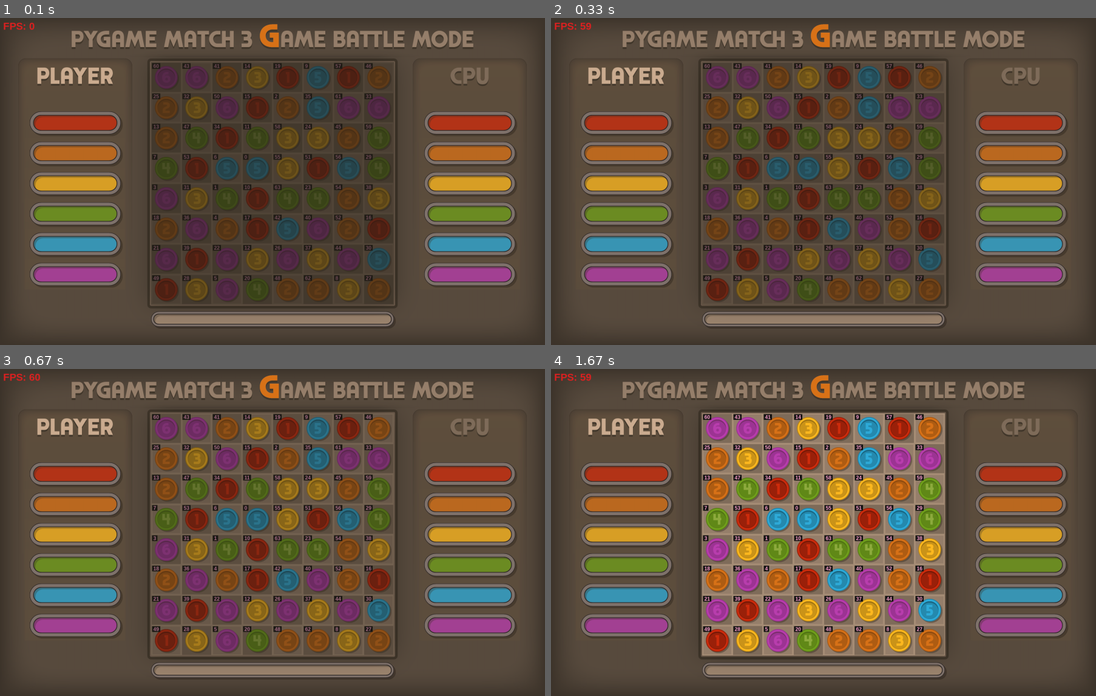
Above: before the commit, frames 1-4 (two rows, left to right).
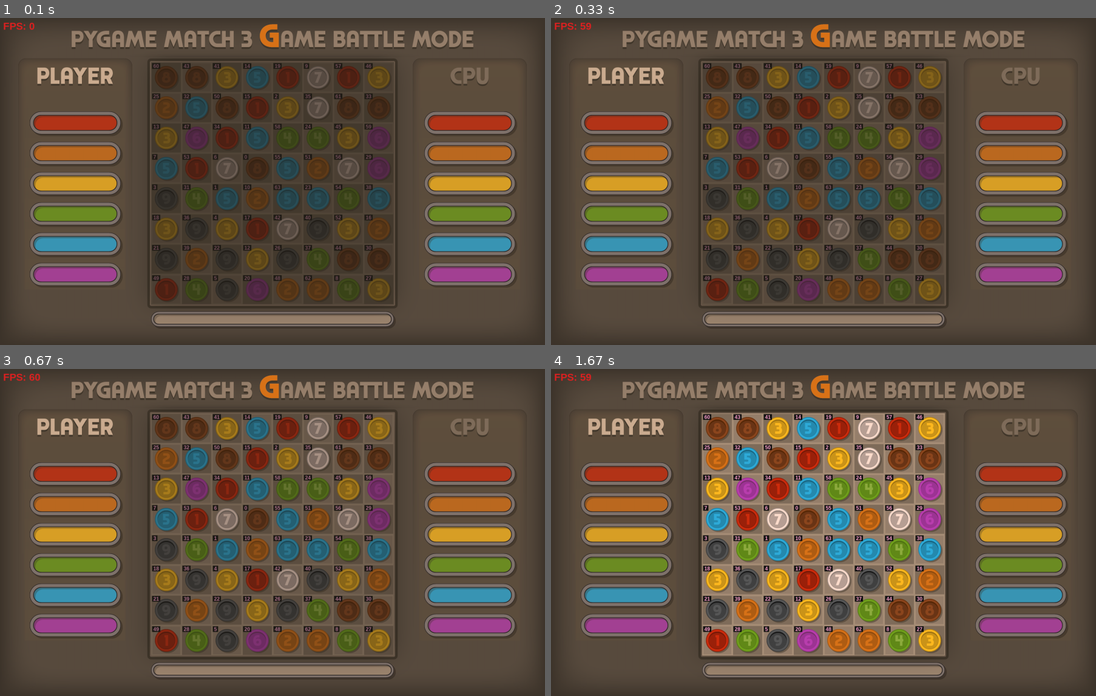
Above: after the commit, the same moments.

Repository: petrnita/Match3-Pygame-W.I.P.
Game: pygame game, started from main.py
Two runs of this game, one before a commit and one after it. Both use one fixed random seed, a clock stepped at 60 frames per second and the inputs below.
Inputs:
- Up to frame 1 (0.1 s): no input
- Up to frame 2 (0.33 s): no input
- Up to frame 3 (0.67 s): no input
- Up to frame 4 (1.67 s): no input

The runs differ from the first frame. In frame 1, 9.1% of the frame differs, in the area x 28-72%, y 14-87%; in frame 2, 11%; in frame 3, 12%; in frame 4, 12%.

Commit message:
modified:   consts.py 	modified:   game_assets.py 	deleted:    graphic.py 	modified:   main.py 	modified:   sprites.py

Diff:
--- a/consts.py
+++ b/consts.py
@@ -2,7 +2,7 @@
 from pygame import Surface, Rect
 from pygame.math import Vector2 as vec
 from pygame.mixer import Sound
-from graphic import ImageSheet
+from sprites import ImageSheet
 
 pygame.init()
 pygame.mixer.init()
@@ -91,6 +91,7 @@
 
 class Elements():
     def __init__(self):
+        from sprites import ImageSheet
         self.IMAGE: Surface = None
         self.SIZE: vec = None
         self.ANIM: ImageSheet = None
@@ -129,7 +130,7 @@
 
 GAME = Game_Props()
 GAME.BOARD_SIZE = vec(8, 8)
-GAME.NUMBER_OF_GEMS = 6
+GAME.NUMBER_OF_GEMS = 9
 
 GEMS = Elements()
 GEMS.SIZE = SCREEN.TILE_SIZE
--- a/game_assets.py
+++ b/game_assets.py
@@ -1,19 +1,12 @@
-from consts import GEMS_KILLED_EVENT, \
-                    KILL_GEM, \
-                    BOARD_IS_IDLE_EVENT, \
-                    IDS, \
-                    MOUSE_OFFSET, \
-                    SCREEN, \
-                    SND_SWAP_BACK, \
-                    GAME, \
-                    SWAP_DIRS
 import pygame
 from pygame.sprite import Group, GroupSingle
 from pygame.math import Vector2 as vec
 from random import choice
 from gem_select import Select_Gem
-from sprites import Gem, Animation, Swap_Dirs
-from graphic import ImageSheet
+from sprites import ImageSheet, \
+                    Gem, \
+                    Animation, \
+                    Swap_Dirs
 import numpy as np
 
 
@@ -56,7 +49,7 @@
                     gems_sheet: ImageSheet,
                     pos: vec,
                     number: int = None):
-
+        from consts import GAME
         candidates = number if number else choice([nr+1 for nr in range(GAME.NUMBER_OF_GEMS)])
         return Gem(gems_group, gems_sheet, pos, candidates)
 
@@ -106,6 +99,7 @@
 
 class Board_Manager():
     def __init__(self):
+        from consts import GAME, SCREEN
         self._gems_group: Group[Gem] = Group()
         self._select_group: GroupSingle = GroupSingle()
         self._swapdir_group: GroupSingle = GroupSingle()
@@ -179,6 +173,7 @@
         self.rearange_board(self._board)
 
     def rearange_board(self, new_board: list[Gem]):
+        from consts import GAME
         for x in range(int(GAME.BOARD_SIZE.x)):
             for y in range(int(GAME.BOARD_SIZE.y)):
                 self._board[x][y] = new_board[x][y]
@@ -189,7 +184,7 @@
         return self._swaping
 
     def _detect_pointer_with_gem_collision(self, events, game):
-
+        from consts import SCREEN, MOUSE_OFFSET, SWAP_DIRS
         if not self.gems_end_moving(self._board): return
 
         gem: Gem = None
@@ -235,6 +230,7 @@
         return True
 
     def update(self, events, dt, game):
+        from consts import BOARD_IS_IDLE_EVENT, SND_SWAP_BACK
         self._detect_pointer_with_gem_collision(events, game)
 
         if self._select_gem.ready_to_swap:
@@ -275,6 +271,7 @@
         self._swaping_gem2 = gem2
 
     def swap(self, sound: str=None):
+        from consts import SND_SWAP_BACK
         self._swaping = not self._swaping
         if sound != None:
             SND_SWAP_BACK.play()
@@ -303,6 +300,7 @@
         return self._matching_queue
 
     def _get_neighbor(self, gem, offset: vec):
+        from consts import GAME
         from game_assets import Gem
         _gem: Gem = gem
         bound = GAME.BOARD_SIZE
@@ -324,6 +322,7 @@
         return kinds
 
     def check_match(self) -> list[bool, set]:
+        from consts import IDS, GEMS_KILLED_EVENT, SCREEN, KILL_GEM
         from game_assets import Gem, Board_Creator
         self._match = False
         self._gems_killed = set()
--- a/graphic.py
+++ /dev/null
@@ -1,19 +0,0 @@
-from pygame import Surface
-
-
-class ImageSheet():
-    def __init__(self, name: str, images: dict[Surface]):
-        self._images: dict[Surface] = images
-        self._sheet = []
-        for key, image in self._images.items():
-            if name in key:
-                self.sheet.append(image)
-        self._frames: int = len(self._sheet)
-
-    @property
-    def frames(self) -> int:
-        return self._frames
-
-    @property
-    def sheet(self) -> list[Surface]:
-        return self._sheet
--- a/main.py
+++ b/main.py
@@ -1,10 +1,3 @@
-from consts import GEMS_KILLED_EVENT, \
-                    BOARD_IS_IDLE_EVENT, \
-                    COLORS, \
-                    SCREEN, \
-                    SWAP_DIRS, \
-                    TXT_NO_MOVE, \
-                    SELECT
 import pygame, sys
 from pygame import Surface
 from pygame.sprite import Group, GroupSingle
@@ -19,6 +12,7 @@
 
 class Screen_Manager():
     def __init__(self):
+        from consts import SCREEN
         self.Main = pygame.display.set_mode(SCREEN.SIZE)
         pygame.display.set_caption('Match-3 game tutorial 2026 > Petr Nita <')
         self.Board = Surface((SCREEN.ELEMENTS_RECTS['board'].w, SCREEN.ELEMENTS_RECTS['board'].h)).convert_alpha()
@@ -27,12 +21,14 @@
         self.debug_shuffle = False
 
     def paint_screen(self):
+        from consts import SCREEN, COLORS
         self.Main.blit(SCREEN.IMAGE, (0, 0))
         self.Board.fill(COLORS.TRANSPARENT)
         self.Anim.fill(COLORS.TRANSPARENT)
         self.Top.fill(COLORS.TRANSPARENT)
 
     def draw(self):
+        from consts import SCREEN
         self.Main.blit(self.Board, SCREEN.POSITIONS['board'])
         self.Main.blit(self.Anim, SCREEN.POSITIONS['board'])
         self.Main.blit(SCREEN.ELEMENTS['title'], SCREEN.POSITIONS['title'])
@@ -45,6 +41,7 @@
             self.print_screen()
 
     def print_screen(self):
+        from consts import SCREEN
         image = self.Main.subsurface(SCREEN.POSITIONS_RECTS['board'])
         pygame.image.save(image, 'gfx/screenshot.png')
 
@@ -139,8 +136,8 @@
 
 
 class GameManager():
-    from game_assets import Board_Manager
     def __init__(self):
+        from consts import SCREEN
         self.clock = pygame.time.Clock()
         self.make_groups()
         self.screen_manager: Screen_Manager = Screen_Manager()
@@ -173,6 +170,7 @@
         self.bars_group: Group = Group()
 
     def make_bars(self):
+        from consts import SCREEN
         for bar in range(6):
             self.player.bars.append(Bar(self.bars_group, SCREEN.ELEMENTS, 'battle', 'player', f'{bar+1}'))
             self.cpu.bars.append(Bar(self.bars_group, SCREEN.ELEMENTS, 'battle', 'cpu', f'{bar+1}'))
@@ -220,6 +218,7 @@
         self.debug_group.draw(self.screen_manager.Main)
 
     def main_loop(self):
+        from consts import GEMS_KILLED_EVENT, BOARD_IS_IDLE_EVENT
         run: bool = True
         while run:
 
@@ -294,6 +293,7 @@
                 self.wait(2000)
 
     def cpu_playing(self):
+        from consts import SELECT, SWAP_DIRS
         if not self.board_is_idle: return
         if not self.ready_to_move: return
 
@@ -350,13 +350,16 @@
             current_player.extra_move = True
 
         if current_player.damage > 0:
-            opponent.bars[list(self.board_manager.gems_killed)[0].number-1].value -= current_player.damage
+            bar = list(self.board_manager.gems_killed)[0].number
+            if bar < 7:
+                opponent.bars[bar-1].value -= current_player.damage
 
     def wait(self, delay: int, loops: int=0):
         pygame.time.set_timer(self.move_delay, delay, loops=loops)
         self.ready_to_move = False
 
     def shuffle_gems(self):
+        from consts import TXT_NO_MOVE
         Fade(self.fade_group, 2)
         Text_Fade(self.text_group,
                   TXT_NO_MOVE.OFFSET,
@@ -369,10 +372,12 @@
         self.game_status = 'shuffle'
 
     def print_screen(self):
+        from consts import SCREEN
         image = self.screen_manager.Main.subsurface(SCREEN.POSITIONS_RECTS['board'])
         pygame.image.save(image, 'gfx/screenshot.png')
 
     def change_cursor(self, cursor: str='hand', init: bool=False, reset: bool=False):
+        from consts import SCREEN
         if init:
             default = Cursor(pygame.SYSTEM_CURSOR_ARROW)
 
--- a/sprites.py
+++ b/sprites.py
@@ -1,18 +1,12 @@
-from consts import IDS, \
-                    COLORS, \
-                    SCREEN, \
-                    GAME, \
-                    GEMS
 import pygame
 from pygame import Rect, Surface
 from pygame.sprite import Group, GroupSingle, Sprite
 from pygame.math import Vector2 as vec
 import numpy as np
-from graphic import ImageSheet
 
 from pygame.font import SysFont
 
-pygame.font.init
+pygame.font.init()
 debugfont = SysFont('Arial', 16, True)
 
 class Debug_Rect(Sprite):
@@ -70,11 +64,31 @@
         return self._offset
 
 
+class ImageSheet():
+    def __init__(self, name: str, images: dict[Surface]):
+        self._images: dict[Surface] = images
+        self._sheet = []
+        for key, image in self._images.items():
+            if name in key:
+                self.sheet.append(image)
+        self._frames: int = len(self._sheet)
+
+    @property
+    def frames(self) -> int:
+        return self._frames
+
+    @property
+    def sheet(self) -> list[Surface]:
+        return self._sheet
+
+
 class Gem(Sprite):
     def __init__(self, group: Group,
                  gems_img: ImageSheet,
                  pos: vec,
                  number: int):
+        from consts import IDS, \
+                            GEMS
         super().__init__(group)
 
         self.id = np.random.choice(IDS)
@@ -137,12 +151,14 @@
         self._velocity = self._direction * self._speed
 
     def reset_state(self):
+        from consts import COLORS
         self._frame = 0
         self._state = 'idle'
         self.image.fill(COLORS.TRANSPARENT)
         self.image.blit(self._gems_img.sheet[self._number-1], (0, 0))
 
     def _fall(self, board_manager):
+        from consts import GAME
         if self._is_falling: return
         if self._bpos.pos.y == GAME.BOARD_SIZE.y-1: return
 
@@ -236,6 +252,7 @@
 
 class Bar(Sprite):
     def __init__(self, group: Group, img_sheet: dict[Surface], bar_type: str, player: str, bar_color: str=''):
+        from consts import SCREEN
         super().__init__(group)
 
         self._image_sheet: dict[Surface] = img_sheet
@@ -285,6 +302,7 @@
 
 class Player_Text(Sprite):
     def __init__(self, group: Group, pos: vec, player: str):
+        from consts import SCREEN
         super().__init__(group)
         self._pos: vec = pos
         self._player: str = player
@@ -364,6 +382,7 @@
 
 class Fade(Sprite):
     def __init__(self, group: Group, speed: int, direction: str='In'):
+        from consts import SCREEN, COLORS, GEMS
         super().__init__(group)
         if direction == 'In':
             self._direction = speed
